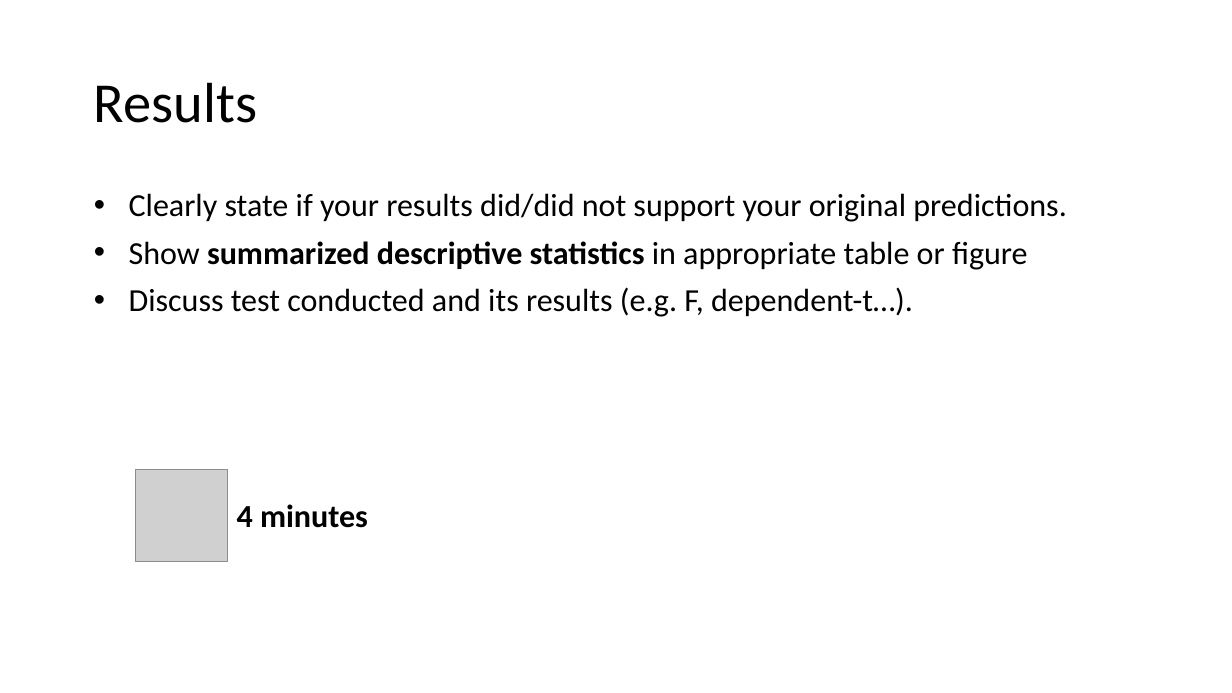
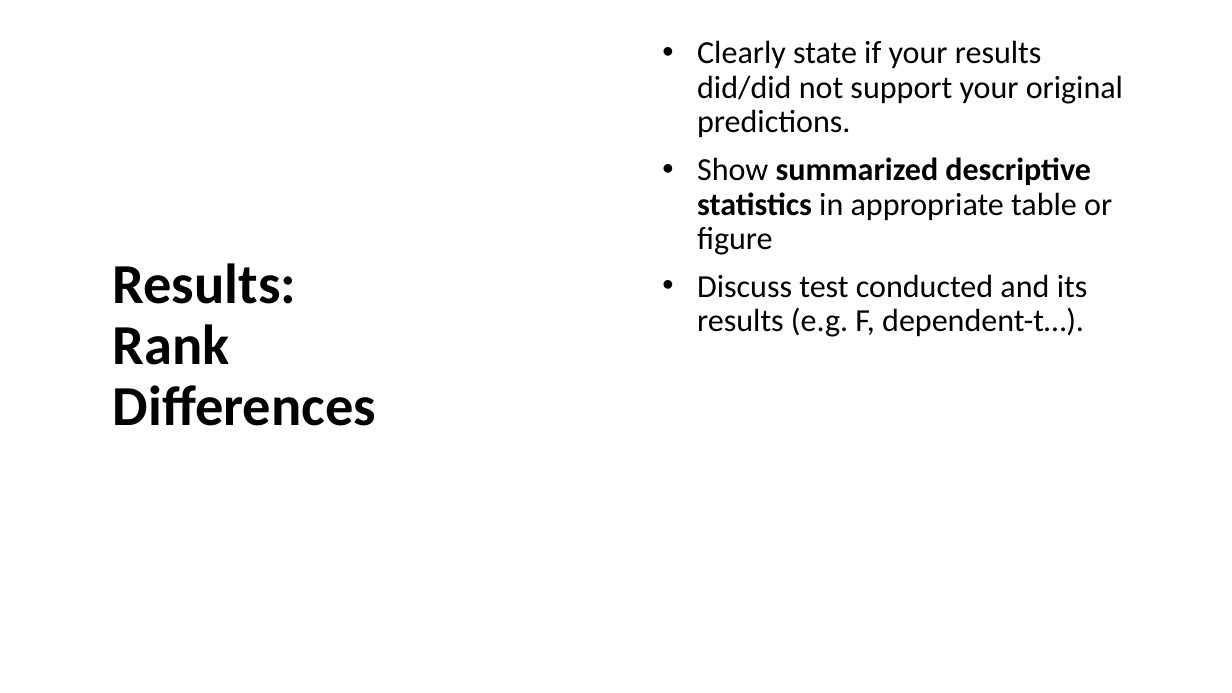
Before and after one commit to Makipurple3/IVPToleranceBex2223, a slide deck: slide 14 of M.AungKyaw_MaleFemaleToleranceInWildVervetMonkeys_Thesis.pptx (slide 16 before the commit). Drawn at 1232x693 pixels with LibreOffice and Linux fonts; fonts in the diff are those of the drawing; grey boxes stand for pictures. Boxes give left, top, right and bottom in pixels: in the first picture for what was removed or moved away, otherwise in the second. Text is boxed around its words. In the diff, an @@ line names an element or a change of style, - is before the commit and + after.

```diff
--- a/M.AungKyaw_MaleFemaleToleranceInWildVervetMonkeys_Thesis.pptx
+++ b/M.AungKyaw_MaleFemaleToleranceInWildVervetMonkeys_Thesis.pptx
@@ text "Clearly state if your results ..." rewrapped from [129,193,1066,317] to [697,40,1123,337] @@
@@ title removed at [94,82,257,123] @@
-Results
@@ title added at [113,263,376,426], 44 pt, text #000000, bold @@
+Results:
+Rank Differences
@@ picture removed at [135,470,227,562] @@
@@ text removed at [237,504,368,528] @@
-4 minutes
```
Also in this commit, not shown: 7 other slides changed, 14 slides added, 15 slides removed, 1 other file.
